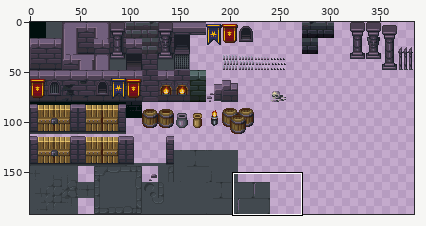
A sprite sheet gets an edit: MMOProject/sprites/dungeon_all/ceb73596-9550-425f-8f56-83b3a452fb67.png. The picture above shows the old version from afar; the outline marks the close-up.
Close-up. Before:
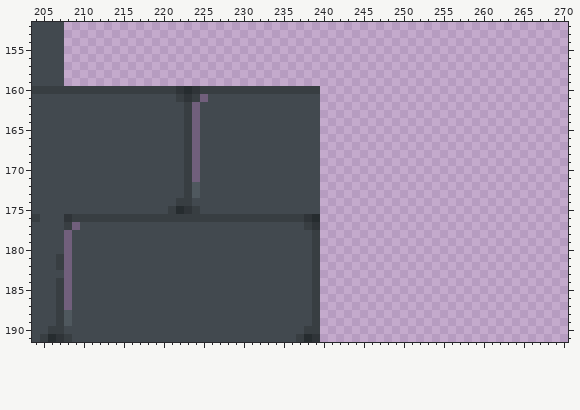
The file is 384x192 pixels. Colours within 5 levels of each other are drawn and written as one. Shown: x 204..270, y 152..191.
Now the later version:
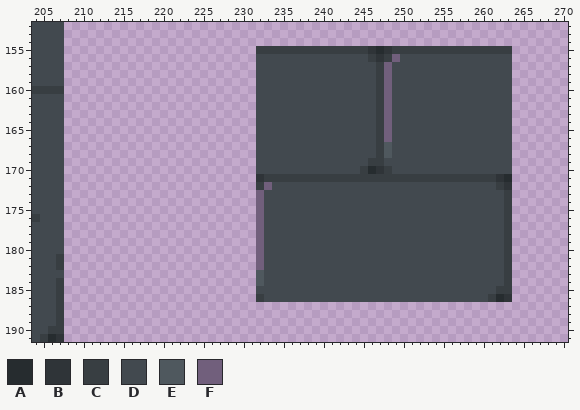
Palette (. is transparent): A #262c2f  B #2f3438  C #383e42  D #42494f  E #4f585e  F #715f7c
Changes in this commit:
There is now colour A in row 155 at x 247; in row 170 at x 246; in row 171 at x 263; in row 186 at x 262.
There is now colour B in row 155 at x 246 and 248; in row 156 at x 247; in row 170 at x 247; in row 171 at x 262; in row 172 at x 263; in row 186 at x 263.
The edit turns colour D into colour B in row 171 at x 232.
There is now colour C in row 155 at x 232 to 245 and 249 to 263; in row 156 at x 246 and 248; in rows 157 to 168 at x 247; in row 169 at x 246 to 247; in row 170 at x 245 and 248; in row 171 at x 240 to 261.
There is now colour C in row 172 at x 262; in rows 173 to 184 at x 263; in row 185 at x 262 to 263; in row 186 at x 261.
The edit turns colour D into colour C in row 171 at x 233 to 239; in row 172 at x 232; in row 186 at x 232.
There is now colour D in row 156 at x 232 to 245 and 250 to 263; in rows 157 to 159 at x 232 to 246 and 249 to 263; in rows 160 to 168 at x 240 to 246 and 249 to 263; in row 169 at x 240 to 245 and 248 to 263; in row 170 at x 240 to 244 and 249 to 263; in row 172 at x 240 to 261.
There is now colour D in rows 173 to 184 at x 240 to 262; in row 185 at x 240 to 261; in row 186 at x 240 to 260.
The edit turns colour A into colour D in row 176 at x 239.
The edit turns colour B into colour D in row 176 at x 238; in row 177 at x 239.
The edit turns colour C into colour D in row 160 at x 232 to 239; in row 176 at x 233 to 237; in row 177 at x 238; in rows 178 to 186 at x 239.
There is now colour E in rows 167 to 168 at x 248.
The edit turns colour D into colour E in rows 183 to 184 at x 232.
There is now colour F in row 156 at x 249; in rows 157 to 166 at x 248.
The edit turns colour C into colour F in row 176 at x 232.
The edit turns colour D into colour F in row 172 at x 233; in rows 173 to 175 at x 232; in rows 177 to 182 at x 232.
The edit erases colour A in row 160 at x 223; in row 175 at x 222; in row 191 at x 238.
The edit erases colour B in row 160 at x 222 and 224; in row 161 at x 223; in row 175 at x 223; in row 176 at x 208; in row 191 at x 239.
The edit erases colour C in row 160 at x 208 to 221 and 225 to 231; in row 161 at x 222 and 224; in rows 162 to 173 at x 223; in row 174 at x 222 to 223; in row 175 at x 221 and 224; in row 176 at x 209 to 231.
The edit erases colour C in row 177 at x 208; in rows 187 to 189 at x 239; in row 190 at x 238 to 239; in row 191 at x 208 and 237.
The edit erases colour D in row 161 at x 208 to 221 and 226 to 231; in rows 162 to 173 at x 208 to 222 and 225 to 231; in row 174 at x 208 to 221 and 224 to 231; in row 175 at x 208 to 220 and 225 to 231; in row 177 at x 210 to 231; in rows 178 to 186 at x 209 to 231.
The edit erases colour D in rows 187 to 189 at x 209 to 238; in row 190 at x 208 to 237; in row 191 at x 209 to 236.
The edit erases colour E in rows 172 to 173 at x 224; in rows 188 to 189 at x 208.
The edit erases colour F in row 161 at x 225; in rows 162 to 171 at x 224; in row 177 at x 209; in rows 178 to 187 at x 208.
